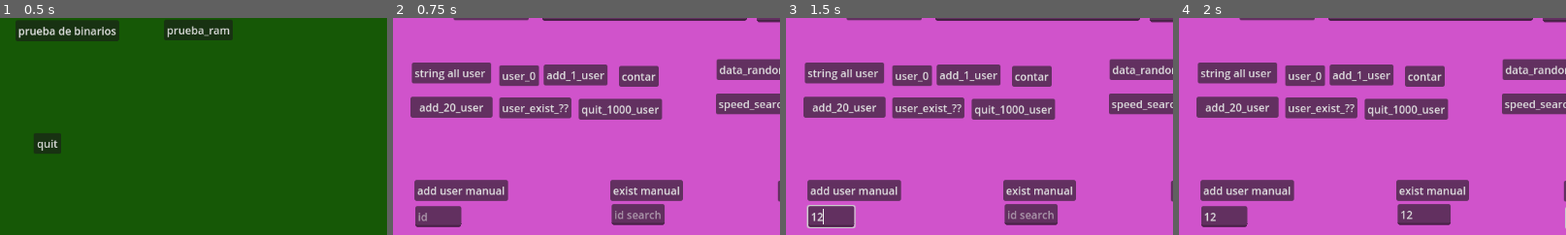
Above: before the commit, frames 1-4 (left to right).
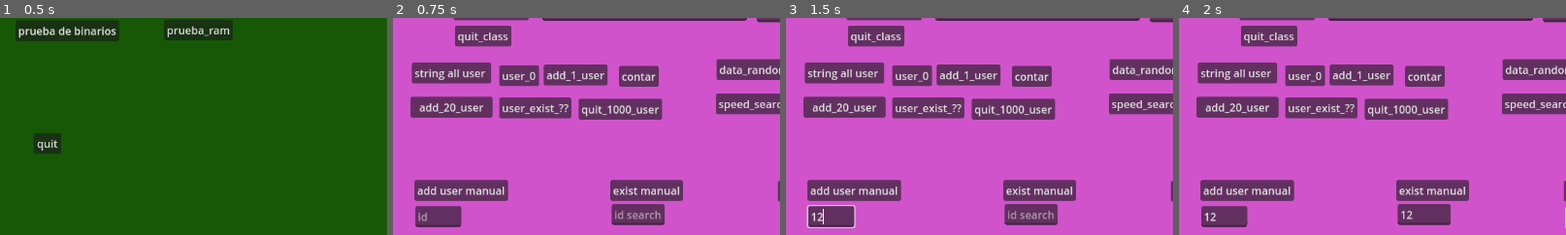
Above: after the commit, the same moments.

Repository: emagood/Dedicated-Server-Godot
Game: Godot game, scene res://escenas/menu/todo_main.tscn
The game is run twice, just before and just after one commit, with the same random seed, the same clock (stepped at 60 frames per second) and the same inputs.
Inputs (mouse positions are % of the whole screen's width and height, from its top left):
- Up to frame 1 (0.5 s): no input
- Up to frame 2 (0.75 s): click "prueba de binarios" at 0.5 s
- Up to frame 3 (1.5 s): click (6, 59) at 1.27 s; type "12" at 1.35 s
- Up to frame 4 (2 s): click (32, 59) at 1.5 s; type "12" at 1.58 s; click (55, 59) at 1.73 s; type "12" at 1.82 s
The pictures show only the part of the screen within x 0-50%, y 13-63%; the shares and areas given below are measured in that part.

Frame 1 is identical in both runs. In frame 2, 1.4% of the frame differs, in the area x 16-31%, y 3-14%; in frame 3, 1.4%; in frame 4, 1.4%.

Commit message:
add

Diff:
--- a/escenas/modo_bin/elserver.gd
+++ b/escenas/modo_bin/elserver.gd
@@ -637,8 +637,21 @@
 
 func _on_init_database_pressed() -> void:
 	if binary_block_handler != null:
+		#binary_block_handler.queue_free()
 		prints("clase ya iniciada configuracion: archivo ",binary_block_handler.filename," size 8: ",binary_block_handler.size_8bit," size 16: ",binary_block_handler.size_16bit," size 32: ",binary_block_handler.size_32bit ," size 64: ",binary_block_handler.size_64bit)
 		return
+
 	binary_block_handler = BinaryBlockHandler.new($init_database/file.text,int($init_database/n8bit.text), int($init_database/n16bit.text), int($init_database/n32bit.text), int($init_database/n64bit.text))
+	add_child(binary_block_handler)
 	 # Ajustar tamaño para data_16bit
 	pass # Replace with function body.
+
+
+func _on_quit_class_pressed() -> void:
+	if binary_block_handler != null:
+		binary_block_handler.queue_free()
+		binary_block_handler = null
+		prints("se elimino la clase")
+	else:
+		prints("no se nicio la clase")
+	pass # Replace with function body.
--- a/escenas/modo_bin/elserver.tscn
+++ b/escenas/modo_bin/elserver.tscn
@@ -238,6 +238,14 @@
 offset_right = 39.0
 offset_bottom = -1.0
 text = "inicio de clase        cargar/crear  file .dat . DB .txt .user          8 bite             16 bite         32 bite          64 bite   "
+
+[node name="quit_class" type="Button" parent="."]
+layout_mode = 0
+offset_left = 92.0
+offset_top = 98.0
+offset_right = 176.0
+offset_bottom = 129.0
+text = "quit_class"
 
 [connection signal="pressed" from="20_add_user" to="." method="_on__identificadores_pressed"]
 [connection signal="pressed" from="delete_1k" to="." method="_on_delete_1k_pressed"]
@@ -256,3 +264,4 @@
 [connection signal="pressed" from="exist_manual" to="." method="_on_exist_manual_pressed"]
 [connection signal="pressed" from="load_manual" to="." method="_on_load_manual_pressed"]
 [connection signal="pressed" from="init_database" to="." method="_on_init_database_pressed"]
+[connection signal="pressed" from="quit_class" to="." method="_on_quit_class_pressed"]
Binary file changed: prueba_completa.dat
